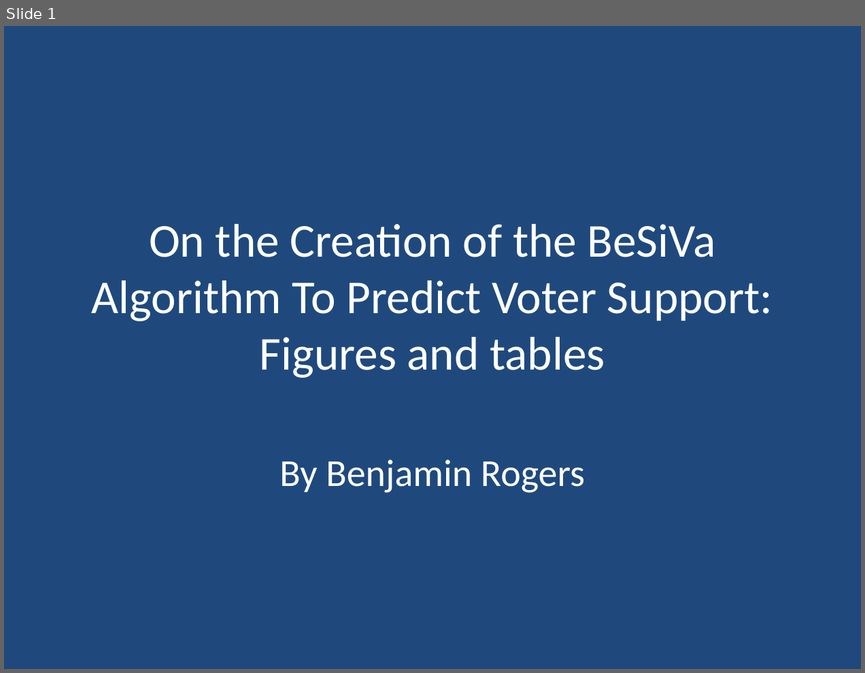
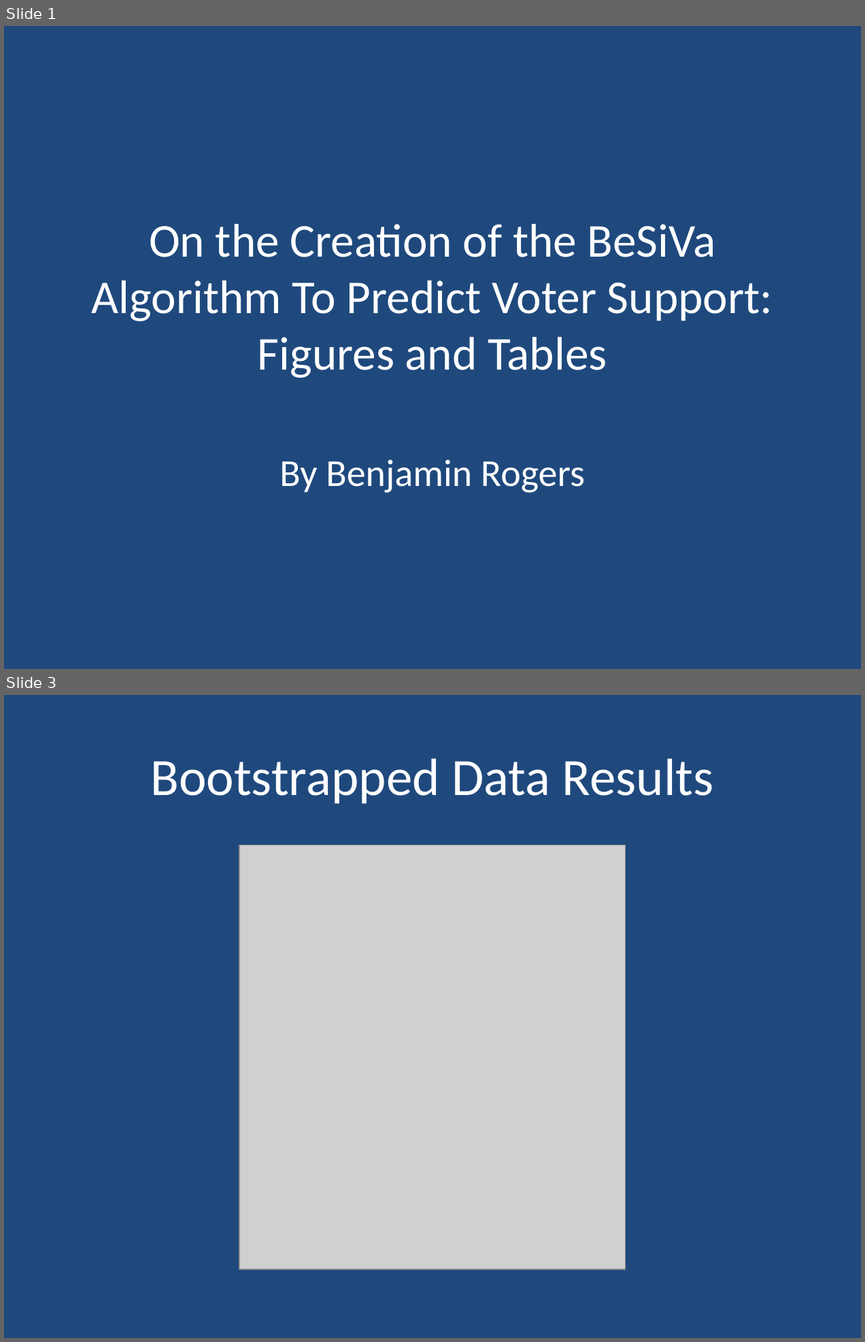
Before and after one commit to kingofkung/bjrThesis, a slide deck: Ben R Thesis Figures.pptx. Shown one above the other, each under a label of ours: slide 1 before the commit, slides 1 and 3 after it; the slides between them are not shown. The pictures are 865x673 and 865x1342 pixels, drawn with LibreOffice and Linux fonts; fonts in the diff are those of the drawing; grey boxes stand for pictures. Boxes give left, top, right and bottom in pixels: in the first picture for what was removed or moved away, otherwise in the second. Text is boxed around its words. In the diff, an @@ line names an element or a change of style, - is before the commit and + after.

```diff
--- a/Ben R Thesis Figures.pptx
+++ b/Ben R Thesis Figures.pptx
@@ slide 3 added at box(4, 695, 861, 1338), background #1F497D @@
@@ title added at box(150, 758, 714, 804), 44 pt, text #FFFFFF @@
+Bootstrapped Data Results
@@ picture added at box(239, 845, 626, 1269) @@
@@ slide 1 changed as well @@
@@ title at box(92, 224, 772, 378): text changed @@
-On the Creation of the BeSiVa Algorithm To Predict Voter Support:
-Figures and tables
+On the Creation of the BeSiVa Algorithm To Predict Voter Support:
+Figures and Tables
```
Also in this commit, not shown: 3 other slides added, 5 other files.
